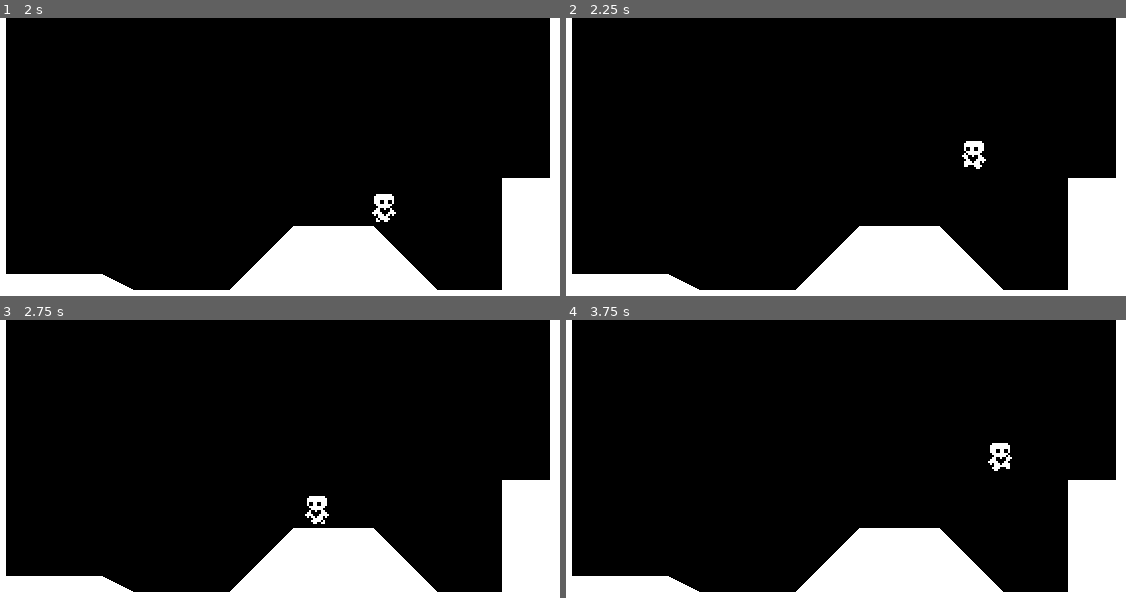
Above: before the commit, frames 1-4 (two rows, left to right).
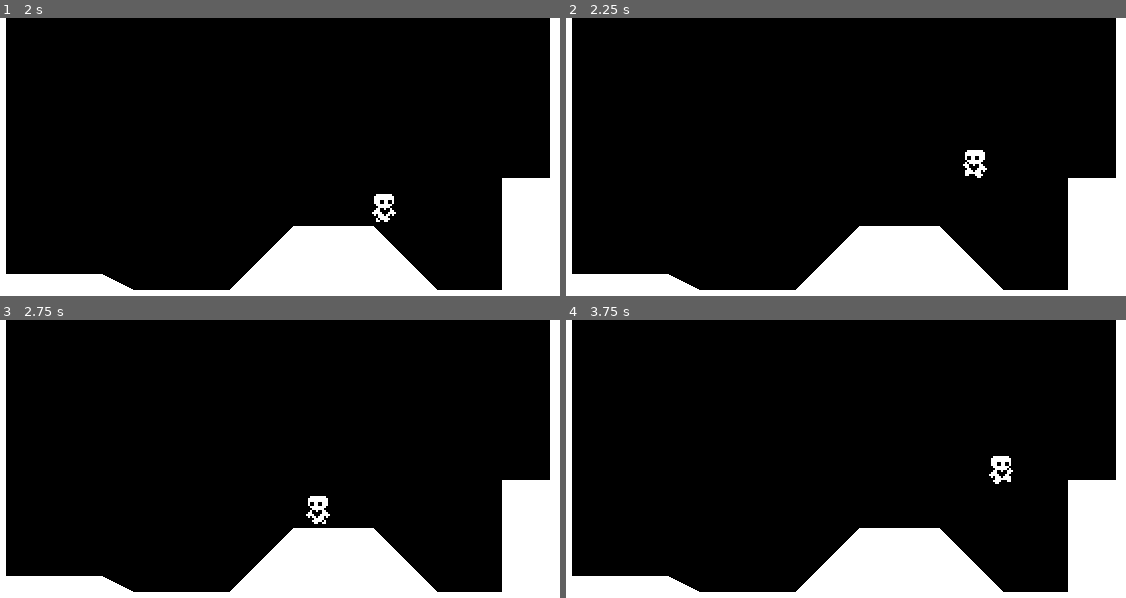
Above: after the commit, the same moments.

Repository: mubinulhaque/SimplePlatformer
Game: Godot game, scene res://world.tscn
Two runs of this game, one before a commit and one after it. Both use one fixed random seed, a clock stepped at 60 frames per second and the inputs below.
Inputs:
- Up to frame 1 (2 s): tap Enter (ui_accept) at 0.5, 0.6, 0.77, 1.07, 1.35, 1.52, 1.82 s; hold Right (ui_right) from 0.53 s (still down)
- Up to frame 2 (2.25 s): release Right (ui_right) at 2.03 s; hold Left (ui_left) from 2.03 s (still down); tap Enter (ui_accept) at 2.1 s
- Up to frame 3 (2.75 s): keep holding Left (ui_left)
- Up to frame 4 (3.75 s): release Left (ui_left) at 2.78 s; hold Right (ui_right) from 2.78 s (still down); tap Enter (ui_accept) at 2.85, 3.02, 3.32, 3.6 s

Frame 1 is identical in both runs. In frame 2, 0.3% of the frame differs, in the area x 70-76%, y 44-58%; in frame 3, less than 0.1%; in frame 4, 0.3%, in the area x 75-80%, y 44-59%.

Commit message:
Added custom resources for player movement
Added a custom resource called player_movement_data that sets a player's speed, jump velocity, acceleration and friction. It also sets a new variable called air resistance that is applied on the player while mid-air to decelerate them as well as another variable called gravity scale that changes the force of gravity on the player

Diff:
--- /dev/null
+++ b/default_movement_data.tres
@@ -0,0 +1,10 @@
+[gd_resource type="Resource" script_class="PlayerMovementData" load_steps=2 format=3 uid="uid://o4kh1jko45mk"]
+
+[ext_resource type="Script" path="res://player_movement_data.gd" id="1_b4ciw"]
+
+[resource]
+script = ExtResource("1_b4ciw")
+speed = 100.0
+acceleration = 600.0
+friction = 1000.0
+jump_velocity = -300.0
--- a/player.gd
+++ b/player.gd
@@ -1,9 +1,6 @@
 extends CharacterBody2D
 
-const SPEED = 100.0
-const ACCELERATION = 600.0
-const FRICTION = 1000.0
-const JUMP_VELOCITY = -300.0
+@export var movement_data : PlayerMovementData
 
 @onready var sprite = $AnimatedSprite2D
 @onready var coyote_jump_timer = $CoyoteJumpTimer
@@ -14,27 +11,29 @@
 func _physics_process(delta):
 	# Add the gravity.
 	if not is_on_floor():
-		velocity.y += gravity * delta
+		velocity.y += gravity * movement_data.gravity_scale * delta
 
 	# Handle Jump.
 	if (is_on_floor() or coyote_jump_timer.time_left > 0.0) and Input.is_action_just_pressed("ui_accept"):
-		velocity.y = JUMP_VELOCITY
+		velocity.y = movement_data.jump_velocity
 
 	# Get the input direction and handle the movement/deceleration.
 	# As good practice, you should replace UI actions with custom gameplay actions.
 	var direction = Input.get_axis("ui_left", "ui_right")
-	if direction:
-		velocity.x = move_toward(velocity.x, direction * SPEED, ACCELERATION * delta)
+	if direction: #If the player wants to move horizontally
+		velocity.x = move_toward(velocity.x, direction * movement_data.speed, movement_data.acceleration * delta)
 		sprite.flip_h = (direction < 0)
 		sprite.play("run")
-	else:
-		velocity.x = move_toward(velocity.x, 0, FRICTION * delta)
+	elif is_on_floor(): #Decelerate the player via friction if the player is on the floor
+		velocity.x = move_toward(velocity.x, 0, movement_data.friction * delta)
 		sprite.play("idle")
+	else: #Decelerate the player via air resistance if the player is mid-air
+		velocity.x = move_toward(velocity.x, 0, movement_data.air_resistance * delta)
+		sprite.play("jump")
 
 	#Change the sprite animation to be jumping if in the air
 	#This has to be after the movement code, otherwise the "run" animation can ovveride the animation
-	if not is_on_floor():
-		sprite.play("jump")
+	if not is_on_floor() : sprite.play("jump")
 
 	#Moving while accounting for Coyote Time
 	var was_on_floor = is_on_floor()
--- a/player.tscn
+++ b/player.tscn
@@ -1,6 +1,7 @@
-[gd_scene load_steps=13 format=3 uid="uid://csn1vguhf6mvw"]
+[gd_scene load_steps=14 format=3 uid="uid://csn1vguhf6mvw"]
 
 [ext_resource type="Script" path="res://player.gd" id="1_ix58f"]
+[ext_resource type="Resource" uid="uid://o4kh1jko45mk" path="res://default_movement_data.tres" id="2_fdtvf"]
 [ext_resource type="Texture2D" uid="uid://c23jyuok26c06" path="res://player.png" id="2_rpgt6"]
 
 [sub_resource type="AtlasTexture" id="AtlasTexture_y38ur"]
@@ -81,7 +82,9 @@
 size = Vector2(10, 16)
 
 [node name="Player" type="CharacterBody2D"]
+floor_snap_length = 3.0
 script = ExtResource("1_ix58f")
+movement_data = ExtResource("2_fdtvf")
 
 [node name="AnimatedSprite2D" type="AnimatedSprite2D" parent="."]
 position = Vector2(0, -10)
--- /dev/null
+++ b/player_movement_data.gd
@@ -0,0 +1,9 @@
+class_name PlayerMovementData
+extends Resource
+
+@export var speed = 100.0
+@export var acceleration = 600.0
+@export var friction = 1000.0
+@export var jump_velocity = -300.0
+@export var gravity_scale = 1.0
+@export var air_resistance = 200.0
--- a/project.godot
+++ b/project.godot
@@ -23,6 +23,37 @@
 window/size/window_height_override=720
 window/stretch/mode="canvas_items"
 
+[input]
+
+ui_left={
+"deadzone": 0.5,
+"events": [Object(InputEventKey,"resource_local_to_scene":false,"resource_name":"","device":0,"window_id":0,"alt_pressed":false,"shift_pressed":false,"ctrl_pressed":false,"meta_pressed":false,"pressed":false,"keycode":4194319,"physical_keycode":0,"key_label":0,"unicode":4194319,"echo":false,"script":null)
+, Object(InputEventJoypadButton,"resource_local_to_scene":false,"resource_name":"","device":0,"button_index":13,"pressure":0.0,"pressed":false,"script":null)
+, Object(InputEventJoypadMotion,"resource_local_to_scene":false,"resource_name":"","device":-1,"axis":0,"axis_value":-1.0,"script":null)
+]
+}
+ui_right={
+"deadzone": 0.5,
+"events": [Object(InputEventKey,"resource_local_to_scene":false,"resource_name":"","device":0,"window_id":0,"alt_pressed":false,"shift_pressed":false,"ctrl_pressed":false,"meta_pressed":false,"pressed":false,"keycode":4194321,"physical_keycode":0,"key_label":0,"unicode":4194321,"echo":false,"script":null)
+, Object(InputEventJoypadButton,"resource_local_to_scene":false,"resource_name":"","device":0,"button_index":14,"pressure":0.0,"pressed":false,"script":null)
+, Object(InputEventJoypadMotion,"resource_local_to_scene":false,"resource_name":"","device":-1,"axis":0,"axis_value":1.0,"script":null)
+]
+}
+ui_up={
+"deadzone": 0.5,
+"events": [Object(InputEventKey,"resource_local_to_scene":false,"resource_name":"","device":0,"window_id":0,"alt_pressed":false,"shift_pressed":false,"ctrl_pressed":false,"meta_pressed":false,"pressed":false,"keycode":4194320,"physical_keycode":0,"key_label":0,"unicode":4194320,"echo":false,"script":null)
+, Object(InputEventJoypadButton,"resource_local_to_scene":false,"resource_name":"","device":0,"button_index":11,"pressure":0.0,"pressed":false,"script":null)
+, Object(InputEventJoypadMotion,"resource_local_to_scene":false,"resource_name":"","device":-1,"axis":1,"axis_value":-1.0,"script":null)
+]
+}
+ui_down={
+"deadzone": 0.5,
+"events": [Object(InputEventKey,"resource_local_to_scene":false,"resource_name":"","device":0,"window_id":0,"alt_pressed":false,"shift_pressed":false,"ctrl_pressed":false,"meta_pressed":false,"pressed":false,"keycode":4194322,"physical_keycode":0,"key_label":0,"unicode":4194322,"echo":false,"script":null)
+, Object(InputEventJoypadButton,"resource_local_to_scene":false,"resource_name":"","device":0,"button_index":12,"pressure":0.0,"pressed":false,"script":null)
+, Object(InputEventJoypadMotion,"resource_local_to_scene":false,"resource_name":"","device":-1,"axis":1,"axis_value":1.0,"script":null)
+]
+}
+
 [rendering]
 
 textures/canvas_textures/default_texture_filter=0
Not shown, changed: .gitignore
